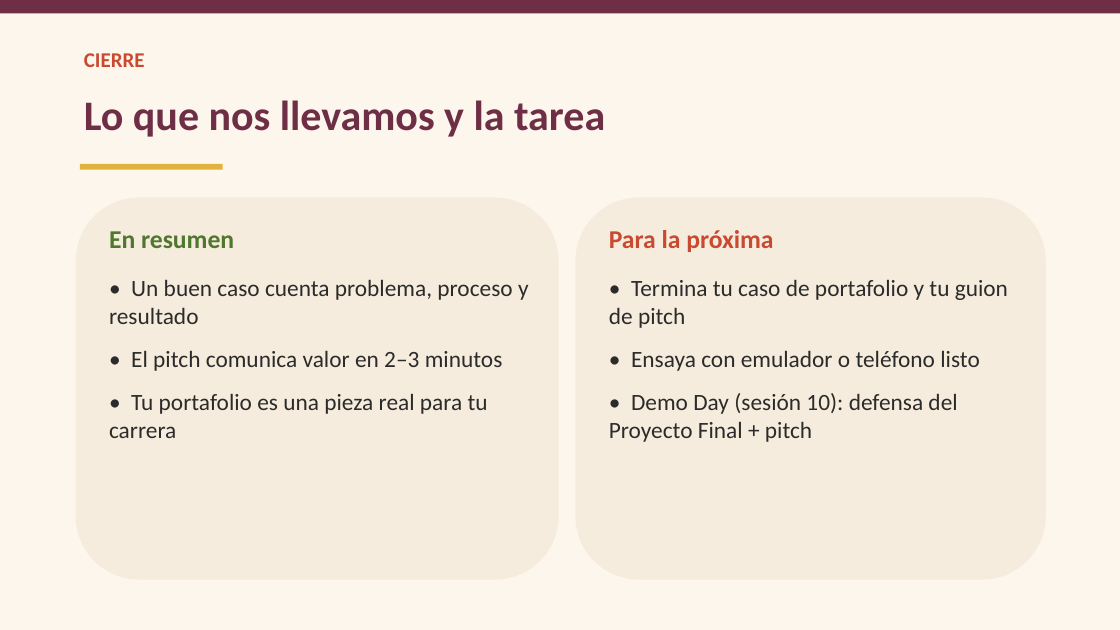
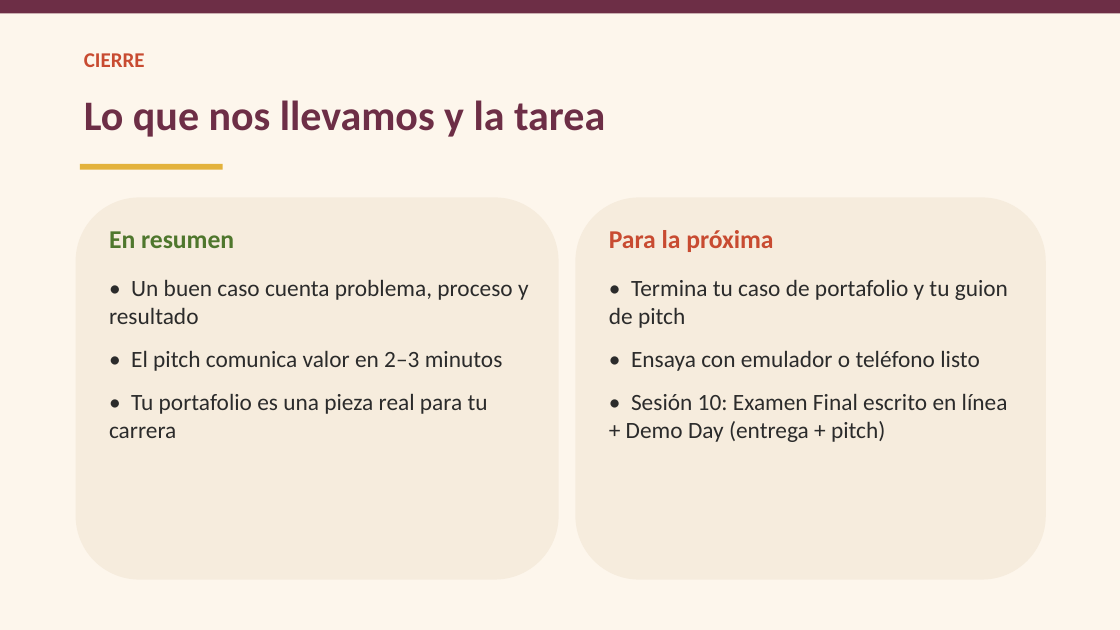
Before and after one commit to ykro/proyectos3-facom-public, a slide deck: slide 9 of slides/sesion-09.pptx. Drawn at 1120x630 pixels with LibreOffice and Linux fonts; fonts in the diff are those of the drawing. Boxes give left, top, right and bottom in pixels: in the first picture for what was removed or moved away, otherwise in the second. Text is boxed around its words. In the diff, an @@ line names an element or a change of style, - is before the commit and + after.

Commit message:
Evaluación: exámenes 100% escritos en línea, sin defensa
Cada examen (parcial/final) se convierte íntegramente a sus 20 pts.
Los proyectos se entregan en línea y se evalúan dentro de Proyectos con
rúbrica de entrega; el Demo Day (sesión 10) pasa a ser showcase, no defensa.
Slides y docx del programa regenerados.

```diff
--- a/slides/sesion-09.pptx
+++ b/slides/sesion-09.pptx
@@ text at bbox=[626, 393, 1008, 442]: text changed @@
-• Demo Day (sesión 10): defensa del Proyecto Final + pitch
+• Sesión 10: Examen Final escrito en línea + Demo Day (entrega + pitch)
```
Also in this commit, not shown: 21 other files.
